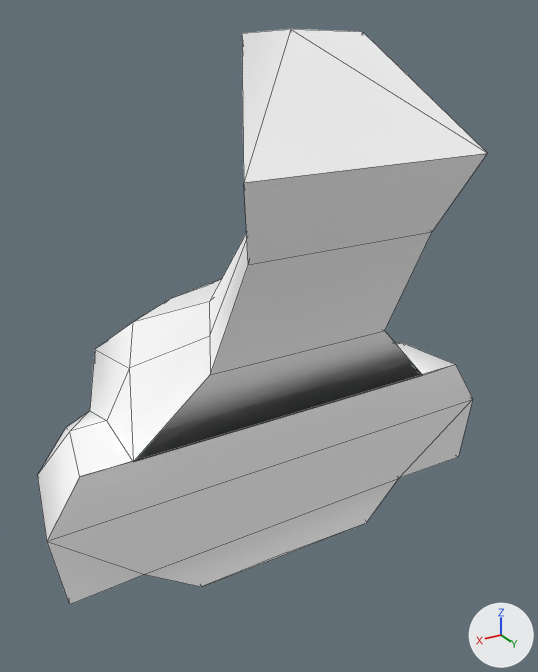
A saved change to the FBX model Assets/Synty/SidekickCharacters/Resources/Meshes/Species/Humans/SK_HUMN_BASE_08_35NOSE_HU01.fbx.
Before and after are seen from a 50 mm lens placed at (0.0417, -0.0637, 1.6358), pointed at (-0.0012, -0.1352, 1.6). The axes (+X, +Y, +Z) are drawn at lower right. The lights are the same throughout. The first picture is the older version. Both versions are drawn at full value of the shape key 'masculineFeminine' of 'SK_HUMN_BASE_08_35NOSE_HU01'; the numbers are the values there. Mesh edges are drawn as thin lines.

The first picture shows 'SK_HUMN_BASE_08_35NOSE_HU01'.
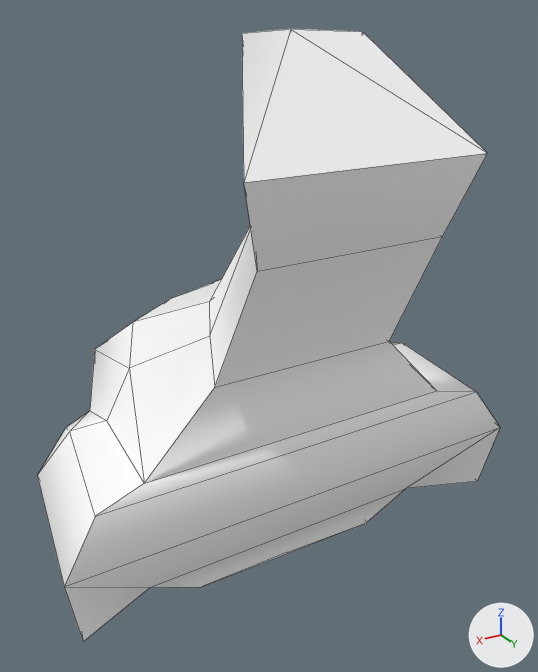
What differs and where, as boxes [x1, y1, x2, y2] in the pictures (538 x 672 px; the box of a moved part takes in the faces that stretch with it):
'SK_HUMN_BASE_08_35NOSE_HU01', reshaped (6% taller)
    before: [37, 29, 487, 605]
    after: [37, 29, 500, 641]
part 1 of me_mesh, moved or reshaped
    before: [38, 153, 487, 605]
    after: [38, 153, 500, 641]

What changed in the scene script:
```text
Change me_mesh:
    where me_mesh.from_pydata(...)  # 78 vertices, 93 faces; spans x -2.95..2.95, y 157.27..163.46, z 11.5..16.03
    used by ob_sk_humn_base_08_35nose_hu01; location = (0.0, 0.0, 0.0); rotation_euler = (1.571, 0.0, 0.0), in degrees (90, 0, 0); scale = (0.01, 0.01, 0.01)
    me_mesh part 1
    me_mesh.vertices[40].co: (1.14, 160.18, 12.6) -> (1.14, 160.08, 12.5)  # pixel (210, 374) -> pixel (214, 387)
    me_mesh.vertices[41].co: (1.98, 159.32, 12.77) -> (1.98, 159.22, 12.49)  # pixel (133, 461) -> pixel (144, 483)
    me_mesh.vertices[42].co: (-1.98, 159.32, 12.77) -> (-1.98, 159.22, 12.49)  # pixel (422, 375) -> pixel (436, 390)
    me_mesh.vertices[43].co: (-1.14, 160.18, 12.6) -> (-1.14, 160.08, 12.5)  # pixel (384, 330) -> pixel (389, 341)
    me_mesh.vertices[48].co: (1.08, 161.55, 11.88) -> (1.08, 161.54, 11.73)  # pixel (248, 264) -> pixel (257, 271)
    me_mesh.vertices[49].co: (-1.08, 161.55, 11.88) -> (-1.08, 161.54, 11.73)  # pixel (432, 231) -> pixel (442, 236)
    me_mesh.vertices[52].co: (2.54, 159.33, 12.77) -> (2.54, 159.11, 12.36)  # pixel (79, 476) -> pixel (95, 516)
    me_mesh.vertices[55].co: (-2.54, 159.33, 12.77) -> (-2.54, 159.11, 12.36)  # pixel (455, 364) -> pixel (476, 391)
    me_mesh.vertices[57].co: (2.95, 158.7, 12.77) -> (2.95, 158.52, 12.24)  # pixel (46, 541) -> pixel (64, 586)
    me_mesh.vertices[58].co: (-2.95, 158.7, 12.77) -> (-2.95, 158.52, 12.24)  # pixel (472, 399) -> pixel (500, 427)
    me_mesh.vertices[61].co: (2.81, 157.81, 12.78) -> (2.81, 157.63, 12.38)  # pixel (69, 604) -> pixel (83, 641)
    me_mesh.vertices[62].co: (-2.81, 157.81, 12.78) -> (-2.81, 157.63, 12.38)  # pixel (458, 457) -> pixel (477, 481)
    me_mesh.vertices[64].co: (1.89, 157.66, 12.97) -> (1.89, 157.6, 12.8)  # pixel (144, 574) -> pixel (150, 587)
    me_mesh.vertices[67].co: (-1.89, 157.66, 12.97) -> (-1.89, 157.6, 12.8)  # pixel (398, 478) -> pixel (406, 488)
```
